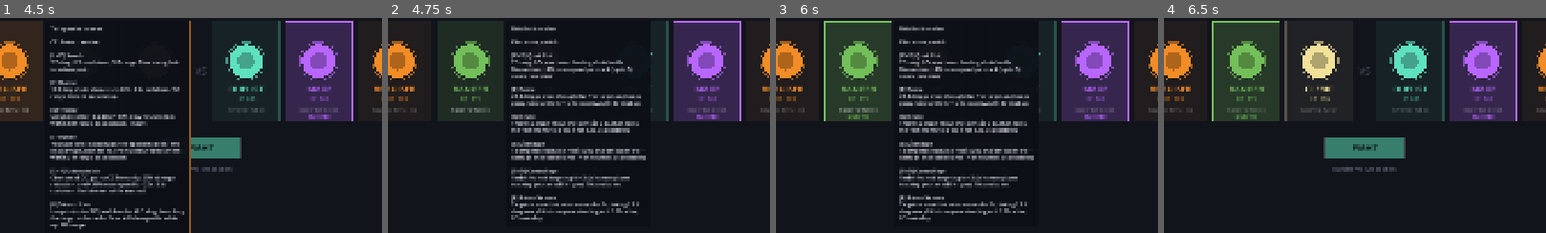
Above: before the commit, frames 1-4 (left to right).
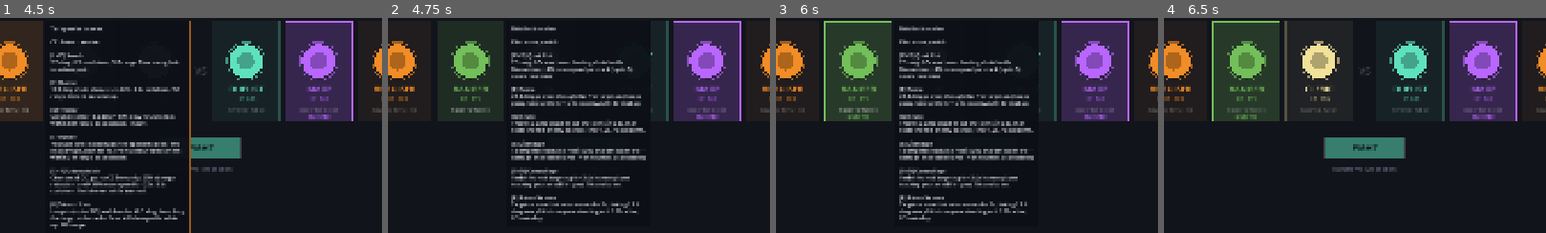
Above: after the commit, the same moments.

Repository: johnWard12/arena-game-godot
Game: Godot game, scene res://scenes/CharSelect.tscn
Two runs of this game, one before a commit and one after it. Both use one fixed random seed, a clock stepped at 60 frames per second and the inputs below.
Inputs (mouse positions are % of the whole screen's width and height, from its top left):
- Up to frame 1 (4.5 s): tap Enter at 0.5, 2, 3.5 s; move the mouse to (72, 45) at 0.52 s; hold D 0.53-1.25 s; tap Backspace at 0.6, 2.3, 3.8 s; click (72, 45) at 0.67 s; tap Space at 0.77, 1.25, 2.75, 3.77, 4.25 s; drag from (30, 55) to (45, 70) at 1.27 s; move the mouse to (60, 28) at 2.02 s; hold D 2.03-2.75 s; tap E at 2.1 s; drag from (45, 70) to (20, 35) at 2.77 s; move the mouse to (80, 65) at 3.52 s; hold A 3.53-4.25 s; tap F at 3.6 s; drag from (20, 35) to (35, 25) at 4.27 s
- Up to frame 2 (4.75 s): no input
- Up to frame 3 (6 s): move the mouse to (55, 50) at 5.02 s; hold S 5.03-5.75 s; tap R at 5.1 s; click (55, 50) at 5.17 s; tap Backspace at 5.3 s; drag from (35, 25) to (30, 55) at 5.77 s
- Up to frame 4 (6.5 s): no input
The pictures show only the part of the screen within x 24-74%, y 20-70%; the shares and areas given below are measured in that part.

Frame 1 is identical in both runs. In frame 2, 0.9% of the frame differs, in the area x 32-68%, y 47-54%; in frame 3, 0.9%; in frame 4, nothing differs.

Commit message:
Ranger Snare Trap 2.5x bigger with shorter arm delay; Cleric Purify self-heal + Guardian Ward rework
- Snare Trap radius 30 -> 75 (2.5x), arm delay 0.6s -> 0.5s: threatens real
  space instead of a single tile, but can no longer be dropped directly on
  top of someone for a guaranteed instant snare.
- Purify now also lands a small instant heal (12) on the Cleric itself, on
  top of the existing cleanse + heal-over-time it already gets from being
  in its own cast rect.
- Guardian Ward reworked: base shield 34.5 -> 25, per-stack 9.2 -> 6, and it
  no longer consumes combo stacks on cast (nerfed numbers to compensate for
  stacks staying banked instead of being spent).
- Updated CharSelect.gd tooltips to match all three changes.

Diff:
--- a/godot_project/scripts/CharSelect.gd
+++ b/godot_project/scripts/CharSelect.gd
@@ -96,7 +96,7 @@
 		"ability_descs": [
 			"7.5 dmg. 0.5s cooldown. Landing shots builds Momentum: +4% move speed per stack (up to 5), resets on a miss.",
 			"22.4 dmg, pierces through the first target and keeps going. Slows 20% for 1s. 4s cooldown, 0.18s wind-up.",
-			"Throws a trap 110 out that arms in 0.6s, then roots the first enemy to cross it for 1.2s. 7s cooldown.",
+			"Throws a large trap 110 out that arms in 0.5s, then roots the first enemy to cross it for 1.2s. 7s cooldown.",
 			"15 dmg shot that also recoils you sharply backward — damage and real distance in one button. 6s cooldown.",
 			"Vanish from AI targeting for 3s (a human player tracking you can still hit you). 10s cooldown.",
 			"Targets a zone that rains arrows for 2s, ticking 13.1 dmg every 0.4s to anyone standing in it. 130 radius, 0.3s wind-up.",
@@ -112,8 +112,8 @@
 			"6 dmg holy bolt. 0.6s cooldown. Builds combo stacks (boosts your healing, not damage).",
 			"Skill-shot heal toward your lowest-HP ally within 400 range (self if none). Heals 32.4 (+10% per combo stack). 3s cooldown, 0.2s wind-up.",
 			"Instant zone at your feet: 8 dmg to enemies, 10.8 heal to allies standing in it, ticking every 1s for 3s. 150 radius. 8s cooldown.",
-			"Rectangle cast (300 long, 180 wide) — cleanses CC/debuffs from every ally it hits (including you) and adds a small heal-over-time (8.1/tick). 10s cooldown.",
-			"Shields your lowest-HP ally within 400 range (self if none): 34.5 HP + 9.2 per banked combo stack, consuming them. 9s cooldown.",
+			"Rectangle cast (300 long, 180 wide) — cleanses CC/debuffs from every ally it hits (including you), adds a small heal-over-time (8.1/tick), and heals you for 12 instantly. 10s cooldown.",
+			"Shields your lowest-HP ally within 400 range (self if none): 25 HP + 6 per banked combo stack (stacks aren't consumed). 9s cooldown.",
 			"Links you with your lowest-HP ally in range for 4s: damage either takes splits 50/50, both take 20% less damage and heal over time. No ally in range -> self-only (still get the reduction + healing). Usable even while stunned.",
 		]
 	},
--- a/godot_project/scripts/ClericEntity.gd
+++ b/godot_project/scripts/ClericEntity.gd
@@ -32,17 +32,24 @@
 
 # F — Purify: rectangle skill-shot, wide enough to catch two allies
 # standing close together. Cleanses CC/debuffs + a small heal-over-time.
-const PURIFY_LENGTH   = 300.0
-const PURIFY_WIDTH    = 180.0
-const PURIFY_HOT_DUR  = 4.0
-const PURIFY_HOT_TICK = 8.1
-const PURIFY_CD       = 10.0
-
-# Shift — Guardian Ward: shields the lowest-HP ally in radius. Cashes in
-# current combo stacks for bonus shield, consuming them.
+# Also lands a small instant heal on the Cleric itself (on top of the HoT it
+# already gets from being caught in its own rect) — a support tool that
+# leaves the healer completely empty-handed otherwise discourages using it
+# proactively rather than only in a panic.
+const PURIFY_LENGTH    = 300.0
+const PURIFY_WIDTH     = 180.0
+const PURIFY_HOT_DUR   = 4.0
+const PURIFY_HOT_TICK  = 8.1
+const PURIFY_SELF_HEAL = 12.0
+const PURIFY_CD        = 10.0
+
+# Shift — Guardian Ward: shields the lowest-HP ally in radius. Scales with
+# current combo stacks but no longer consumes them (Smite/Consecrate still
+# feed Guardian's Ward AND heal_mult() off the same stacks now) — nerfed
+# down in base/scaling to compensate for stacks no longer being spent.
 const WARD_TARGET_RADIUS = 400.0
-const WARD_BASE_SHIELD   = 34.5
-const WARD_PER_STACK     = 9.2
+const WARD_BASE_SHIELD   = 25.0
+const WARD_PER_STACK     = 6.0
 const WARD_DUR           = 3.0
 const WARD_CD            = 9.0
 
@@ -166,6 +173,7 @@
 			hit_ally = true
 	if hit_ally:
 		devotion_time_left = DEVOTION_DUR
+	heal(self, PURIFY_SELF_HEAL * heal_mult())
 	FX.impact_burst(get_parent(), global_position + facing * (PURIFY_LENGTH * 0.5), Color(0.95, 0.92, 0.7), 16, 180.0)
 	_spawn_rect_fx(global_position, facing, PURIFY_LENGTH, PURIFY_WIDTH, 0.5, Color(0.95, 0.9, 0.55))
 	cd_a3 = PURIFY_CD
@@ -181,8 +189,6 @@
 	var shield_amt = WARD_BASE_SHIELD + combo_stacks * WARD_PER_STACK
 	target.barrier_hp_left = shield_amt
 	target.barrier_time_left = WARD_DUR
-	combo_stacks = 0
-	combo_time_left = 0.0
 	if target != self:
 		devotion_time_left = DEVOTION_DUR
 	FX.impact_burst(get_parent(), target.global_position, Color(0.95, 0.9, 0.6), 14, 150.0)
--- a/godot_project/scripts/RangerEntity.gd
+++ b/godot_project/scripts/RangerEntity.gd
@@ -26,11 +26,15 @@
 const PIERCE_SLOW_DUR  = 1.0
 const PIERCE_SLOW_PCT  = 0.20
 
-# Q — Snare Trap: thrown trap, arms after a delay, roots on trigger
+# Q — Snare Trap: thrown trap, arms after a delay, roots on trigger.
+# Sized way up (2.5x radius) so it threatens real map space instead of a
+# single tile, but with a shorter arm delay than before removed — you can no
+# longer drop it right on top of someone and get an instant snare; they have
+# a beat to see and dodge it first.
 const SNARE_CD          = 7.0
 const SNARE_PLACE_DIST  = 110.0
-const SNARE_RADIUS      = 30.0
-const SNARE_ARM_DELAY   = 0.6
+const SNARE_RADIUS      = 75.0
+const SNARE_ARM_DELAY   = 0.5
 const SNARE_LIFETIME    = 8.0
 const SNARE_ROOT_DUR    = 1.2
 
